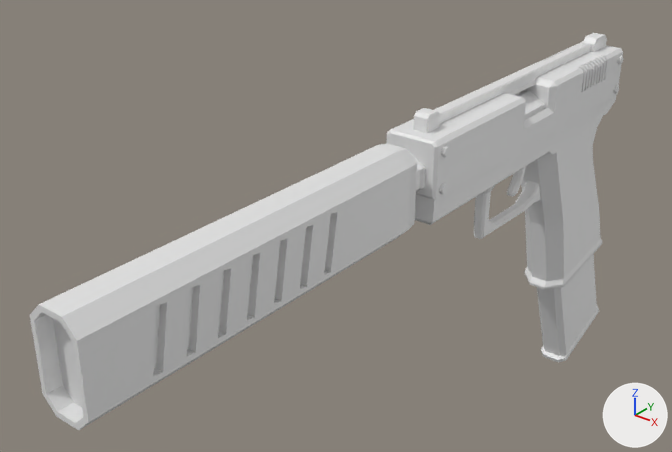
An edit to the Blender file Assets/Models/Guns/LW-19.blend, drawn before and after from the same camera.
Camera for both pictures: a camera (50 mm lens) standing at (0.634, -1.384, 0.611) and looking at (-0.121, -0.441, 0.026). Lighting does not change. The marker at lower right points along +X, +Y and +Z.

Names of what the first picture shows: 'Grip', 'Silencer', 'Slider', 'Slider.001'.
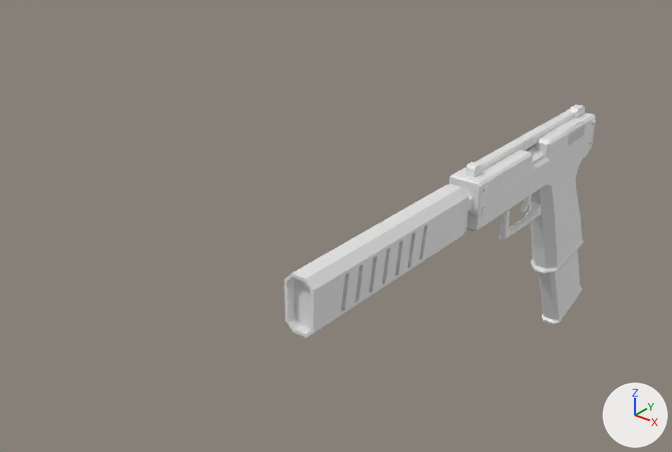
What changed in the scene script:
```text
Change me_cube_001:
    where me_cube_001.from_pydata(...)  # 347 vertices, 227 faces; spans x -0.039..0.039, y -0.276..0.289, z -0.031..0.071
    used by ob_slider; parent = ob_grip; location = (0.0184, -0.189, 0.156)
    me_cube_001 part 1: the whole mesh is scaled about the mesh origin by 0.685
Change me_cube_614:
    where me_cube_614.from_pydata(...)  # 238 vertices, 174 faces; spans x -0.033..0.033, y -0.319..0.697, z -0.063..0.056
    used by ob_silencer; parent = ob_grip; location = (0.0184, -0.685, 0.146)
    me_cube_614 part 2: the whole mesh is scaled about the mesh origin by 0.685
Change me_cube_615:
    used by ob_grip; location = (0.018, -0.037, 0.083)
    remove me_cube_615.from_pydata(...)  # 261 vertices, 246 faces; spans x -0.037..0.037, y -0.423..0.237, z -0.484..0.044
    add me_cube_615.from_pydata(...)  # 251 vertices, 236 faces; spans x -0.026..0.026, y -0.29..0.162, z -0.332..0.03
    me_cube_615 part 3: the loose piece of 80 vertices spanning x -0.017..0.017, y -0.25..-0.054, z -0.099..0.0 is scaled about the mesh origin by 0.685
    me_cube_615 part 4: the loose piece of 50 vertices spanning x -0.026..0.026, y -0.014..0.237, z -0.484..-0.152 is scaled about the mesh origin by 0.685
    me_cube_615 part 5: the loose piece of 131 vertices spanning x -0.037..0.037, y -0.423..0.184, z -0.284..0.044 is rebuilt with 121 vertices and now spans x -0.026..0.026, y -0.29..0.126, z -0.195..0.03
Change ob_slider:
    remove ob_slider.matrix_parent_inverse = Matrix(((1.0, 0.0, 0.0, -0.0184), (0.0, 1.0, 0.0, 0.0366), (0.0, 0.0, 1.0, -0.0825), (0.0, 0.0, 0.0, 1.0)))
    ob_slider.location: (0.0184, -0.189, 0.156) -> (0.0, -0.104, 0.05)
Change ob_silencer:
    remove ob_silencer.matrix_parent_inverse = Matrix(((1.0, 0.0, 0.0, -0.0184), (0.0, 1.0, 0.0, 0.0366), (0.0, 0.0, 1.0, -0.0825), (0.0, 0.0, 0.0, 1.0)))
    ob_silencer.location: (0.0184, -0.685, 0.146) -> (0.0, -0.444, 0.0433)
Change ob_grip:
    ob_grip.location: (0.018, -0.037, 0.083) -> (0.0, 0.0, 0.0)
Change ob_slider_001:
    ob_slider_001.matrix_parent_inverse: Matrix(((1.0, 0.0, 0.0, -0.0184), (0.0, 1.0, 0.0, 0.189), (0.0, 0.0, 1.0, -0.156), (0.0, 0.0, 0.0, 1.0))) -> Matrix(((1.0, 0.0, 0.0, 0.0), (0.0, 1.0, 0.0, 0.104), (0.0, 0.0, 1.0, -0.05), (0.0, 0.0, 0.0, 1.0)))
    ob_slider_001.location: (0.0184, -0.0366, 0.0825) -> (0.0, 0.0, 0.0)
```

Pixel boxes [x1, y1, x2, y2] of what changed, in the pictures (672 x 452 px; the box of a moved part takes in the faces that stretch with it):
'Silencer', mesh rescaled, moved (49% narrower, 43% shorter): before [30, 91, 545, 430]; after [284, 146, 544, 338]
'Slider', mesh rescaled, moved (38% narrower, 32% shorter): before [387, 33, 623, 200]; after [449, 104, 596, 217]
'Grip', reshaped, moved (38% narrower, 32% shorter): before [415, 95, 616, 362]; after [467, 145, 591, 325]
'Trigger', moved: before [507, 166, 526, 197]; after [520, 194, 532, 213]
'Slider.001', moved: before [439, 56, 623, 194]; after [481, 120, 596, 214]
part 3 of me_cube_615, moved or reshaped: before [474, 180, 541, 239]; after [499, 202, 541, 240]
part 4 of me_cube_615, moved or reshaped: before [537, 254, 599, 362]; after [539, 251, 582, 325]
part 5 of me_cube_615, rebuilt (38% narrower, 34% shorter): before [415, 95, 616, 290]; after [467, 145, 591, 274]
